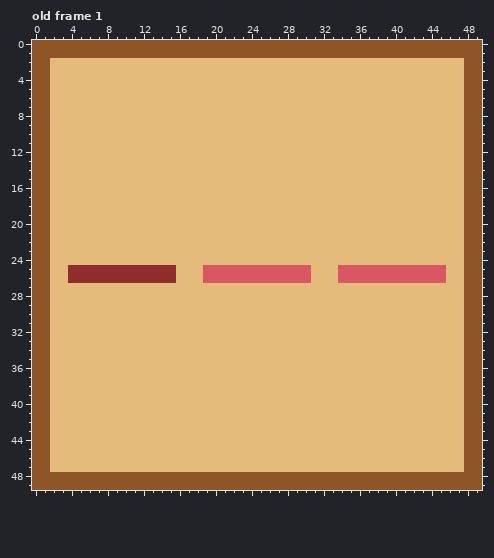
Pixel-art file -- client/assets/ui/commander/formation.aseprite. The picture above is the old version.
50x50 pixels, 1 frame. Shown: old frame 1. The commit also changed other frames, which this record leaves out.
Once edited:
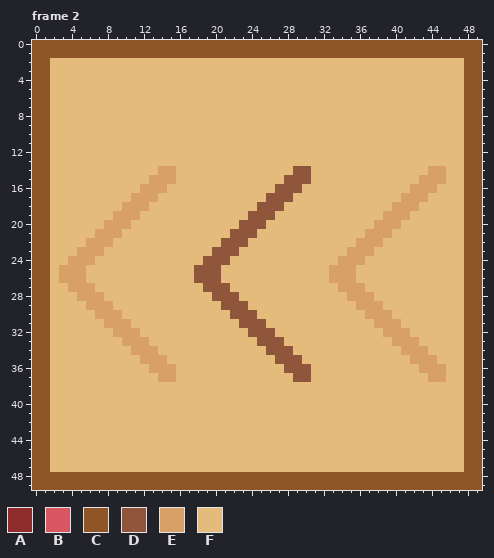
Palette (. is transparent): A #8f2c2c  B #d95763  C #8e5527  D #8f563b  E #d9a066  F #e5bb7b
A new or re-ordered frame is compared with the old frame closest to it.
What changed:
frames 1 -> 3
layer "Icon" added
layer "Back" removed
--- frame 2 is new; against old frame 1
@@ x 0..49 @@
 13 CCFFFFFFFFFFFFFFFFFFFFFFFFFFFFFFFFFFFFFFFFFFFFFFCC
-14 CCFFFFFFFFFFFFFFFFFFFFFFFFFFFFFFFFFFFFFFFFFFFFFFCC
-15 CCFFFFFFFFFFFFFFFFFFFFFFFFFFFFFFFFFFFFFFFFFFFFFFCC
-16 CCFFFFFFFFFFFFFFFFFFFFFFFFFFFFFFFFFFFFFFFFFFFFFFCC
-17 CCFFFFFFFFFFFFFFFFFFFFFFFFFFFFFFFFFFFFFFFFFFFFFFCC
-18 CCFFFFFFFFFFFFFFFFFFFFFFFFFFFFFFFFFFFFFFFFFFFFFFCC
-19 CCFFFFFFFFFFFFFFFFFFFFFFFFFFFFFFFFFFFFFFFFFFFFFFCC
-20 CCFFFFFFFFFFFFFFFFFFFFFFFFFFFFFFFFFFFFFFFFFFFFFFCC
-21 CCFFFFFFFFFFFFFFFFFFFFFFFFFFFFFFFFFFFFFFFFFFFFFFCC
-22 CCFFFFFFFFFFFFFFFFFFFFFFFFFFFFFFFFFFFFFFFFFFFFFFCC
-23 CCFFFFFFFFFFFFFFFFFFFFFFFFFFFFFFFFFFFFFFFFFFFFFFCC
-24 CCFFFFFFFFFFFFFFFFFFFFFFFFFFFFFFFFFFFFFFFFFFFFFFCC
-25 CCFFAAAAAAAAAAAAFFFBBBBBBBBBBBBFFFBBBBBBBBBBBBFFCC
-26 CCFFAAAAAAAAAAAAFFFBBBBBBBBBBBBFFFBBBBBBBBBBBBFFCC
-27 CCFFFFFFFFFFFFFFFFFFFFFFFFFFFFFFFFFFFFFFFFFFFFFFCC
-28 CCFFFFFFFFFFFFFFFFFFFFFFFFFFFFFFFFFFFFFFFFFFFFFFCC
-29 CCFFFFFFFFFFFFFFFFFFFFFFFFFFFFFFFFFFFFFFFFFFFFFFCC
-30 CCFFFFFFFFFFFFFFFFFFFFFFFFFFFFFFFFFFFFFFFFFFFFFFCC
-31 CCFFFFFFFFFFFFFFFFFFFFFFFFFFFFFFFFFFFFFFFFFFFFFFCC
-32 CCFFFFFFFFFFFFFFFFFFFFFFFFFFFFFFFFFFFFFFFFFFFFFFCC
-33 CCFFFFFFFFFFFFFFFFFFFFFFFFFFFFFFFFFFFFFFFFFFFFFFCC
-34 CCFFFFFFFFFFFFFFFFFFFFFFFFFFFFFFFFFFFFFFFFFFFFFFCC
-35 CCFFFFFFFFFFFFFFFFFFFFFFFFFFFFFFFFFFFFFFFFFFFFFFCC
-36 CCFFFFFFFFFFFFFFFFFFFFFFFFFFFFFFFFFFFFFFFFFFFFFFCC
-37 CCFFFFFFFFFFFFFFFFFFFFFFFFFFFFFFFFFFFFFFFFFFFFFFCC
+14 CCFFFFFFFFFFFFEEFFFFFFFFFFFFFDDFFFFFFFFFFFFFEEFFCC
+15 CCFFFFFFFFFFFEEEFFFFFFFFFFFFDDDFFFFFFFFFFFFEEEFFCC
+16 CCFFFFFFFFFFEEEFFFFFFFFFFFFDDDFFFFFFFFFFFFEEEFFFCC
+17 CCFFFFFFFFFEEEFFFFFFFFFFFFDDDFFFFFFFFFFFFEEEFFFFCC
+18 CCFFFFFFFFEEEFFFFFFFFFFFFDDDFFFFFFFFFFFFEEEFFFFFCC
+19 CCFFFFFFFEEEFFFFFFFFFFFFDDDFFFFFFFFFFFFEEEFFFFFFCC
+20 CCFFFFFFEEEFFFFFFFFFFFFDDDFFFFFFFFFFFFEEEFFFFFFFCC
+21 CCFFFFFEEEFFFFFFFFFFFFDDDFFFFFFFFFFFFEEEFFFFFFFFCC
+22 CCFFFFEEEFFFFFFFFFFFFDDDFFFFFFFFFFFFEEEFFFFFFFFFCC
+23 CCFFFEEEFFFFFFFFFFFFDDDFFFFFFFFFFFFEEEFFFFFFFFFFCC
+24 CCFFEEEFFFFFFFFFFFFDDDFFFFFFFFFFFFEEEFFFFFFFFFFFCC
+25 CCFEEEFFFFFFFFFFFFDDDFFFFFFFFFFFFEEEFFFFFFFFFFFFCC
+26 CCFEEEFFFFFFFFFFFFDDDFFFFFFFFFFFFEEEFFFFFFFFFFFFCC
+27 CCFFEEEFFFFFFFFFFFFDDDFFFFFFFFFFFFEEEFFFFFFFFFFFCC
+28 CCFFFEEEFFFFFFFFFFFFDDDFFFFFFFFFFFFEEEFFFFFFFFFFCC
+29 CCFFFFEEEFFFFFFFFFFFFDDDFFFFFFFFFFFFEEEFFFFFFFFFCC
+30 CCFFFFFEEEFFFFFFFFFFFFDDDFFFFFFFFFFFFEEEFFFFFFFFCC
+31 CCFFFFFFEEEFFFFFFFFFFFFDDDFFFFFFFFFFFFEEEFFFFFFFCC
+32 CCFFFFFFFEEEFFFFFFFFFFFFDDDFFFFFFFFFFFFEEEFFFFFFCC
+33 CCFFFFFFFFEEEFFFFFFFFFFFFDDDFFFFFFFFFFFFEEEFFFFFCC
+34 CCFFFFFFFFFEEEFFFFFFFFFFFFDDDFFFFFFFFFFFFEEEFFFFCC
+35 CCFFFFFFFFFFEEEFFFFFFFFFFFFDDDFFFFFFFFFFFFEEEFFFCC
+36 CCFFFFFFFFFFFEEEFFFFFFFFFFFFDDDFFFFFFFFFFFFEEEFFCC
+37 CCFFFFFFFFFFFFEEFFFFFFFFFFFFFDDFFFFFFFFFFFFFEEFFCC
 38 CCFFFFFFFFFFFFFFFFFFFFFFFFFFFFFFFFFFFFFFFFFFFFFFCC
